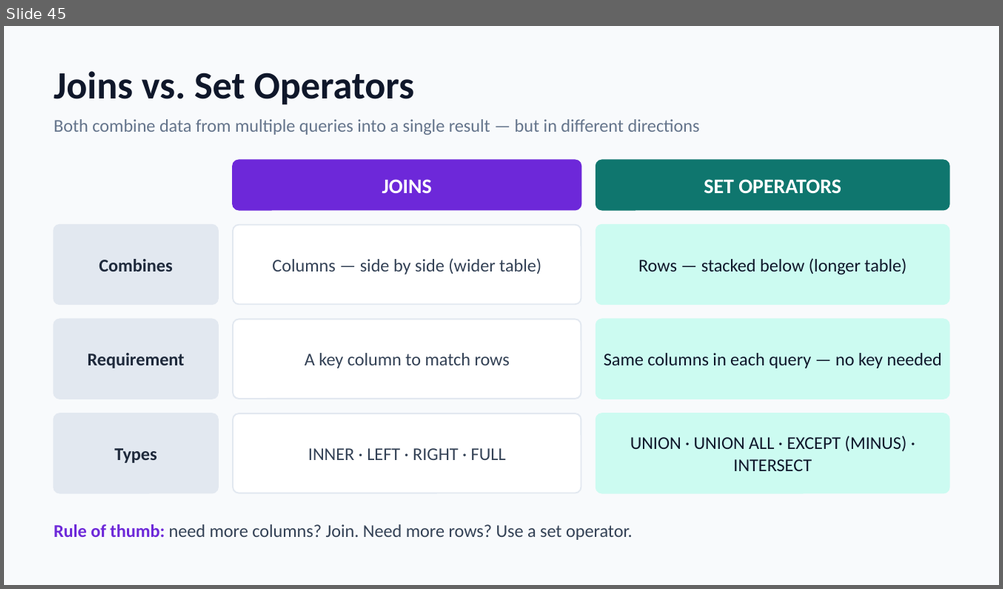
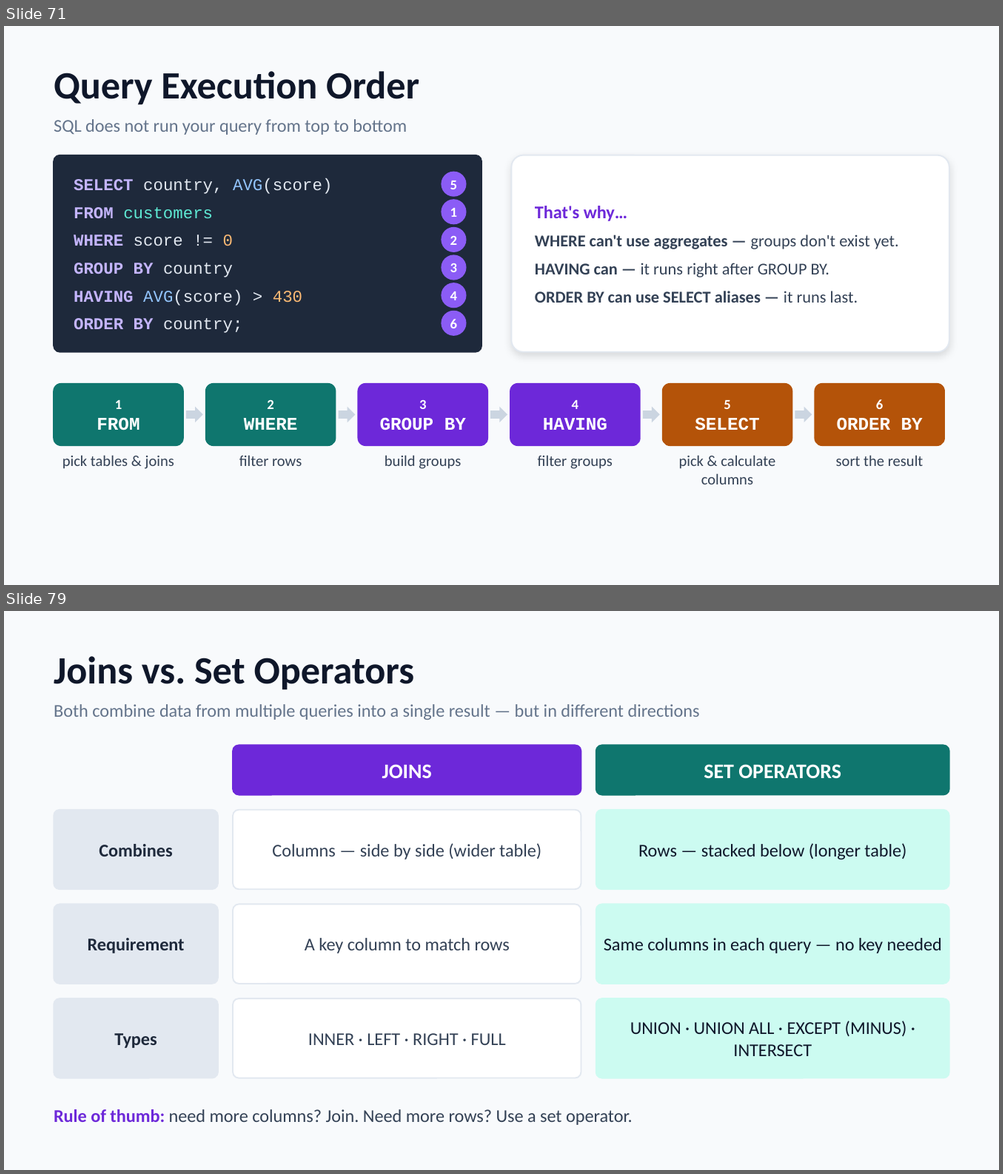
Before and after one commit to GreenwaysTechnology/icicibank_data_sql_reds_kafka, a slide deck: Module_03_Advanced_SQL_Queries/SQL_Joins_Basics.pptx. Shown one above the other, each under a label of ours: slide 45 before the commit, slides 71 and 79 after it; the slides between them are not shown. The pictures are 1003x589 and 1003x1174 pixels, drawn with LibreOffice and Linux fonts; fonts in the diff are those of the drawing. Boxes give left, top, right and bottom in pixels: in the first picture for what was removed or moved away, otherwise in the second. Text is boxed around its words. In the diff, an @@ line names an element or a change of style, - is before the commit and + after.

```diff
--- a/Module_03_Advanced_SQL_Queries/SQL_Joins_Basics.pptx
+++ b/Module_03_Advanced_SQL_Queries/SQL_Joins_Basics.pptx
@@ slide 71 added at (4,26,999,585), background #F8FAFC @@
@@ text added at (54,71,419,105), 28 pt, text #0F172A, bold @@
+Query Execution Order
@@ text added at (54,119,407,135), 13 pt, text #64748B @@
+SQL does not run your query from top to bottom
@@ rounded rectangle added at (54,156,481,352), fill #1E293B, outline #1E293B 1 pt @@
@@ rounded rectangle added at (511,156,949,352), fill #FFFFFF, outline #E2E8F0 1 pt, 12 pt, text #334155, bold @@
+That's why…
+WHERE can't use aggregates — groups don't exist yet.
+HAVING can — it runs right after GROUP BY.
+ORDER BY can use SELECT aliases — it runs last.
@@ text added at (74,178,332,194), 12 pt, text #E2E8F0 @@
+SELECT country, AVG(score)
@@ ellipse added at (441,173,466,196), fill #8B5CF6, outline #8B5CF6 1 pt, 10 pt, text #FFFFFF, bold @@
+5
@@ ellipse added at (441,200,466,224), fill #8B5CF6, outline #8B5CF6 1 pt, 10 pt, text #FFFFFF, bold @@
+1
@@ text added at (74,207,213,218), 12 pt, text #5EEAD4 @@
+FROM customers
@@ text added at (74,235,233,247), 12 pt, text #E2E8F0 @@
+WHERE score != 0
@@ ellipse added at (441,228,466,252), fill #8B5CF6, outline #8B5CF6 1 pt, 10 pt, text #FFFFFF, bold @@
+2
@@ text added at (74,263,233,278), 12 pt, text #C4B5FD, bold @@
+GROUP BY country
@@ ellipse added at (441,255,466,280), fill #8B5CF6, outline #8B5CF6 1 pt, 10 pt, text #FFFFFF, bold @@
+3
@@ text added at (74,290,302,306), 12 pt, text #E2E8F0 @@
+HAVING AVG(score) > 430
@@ ellipse added at (441,284,466,307), fill #8B5CF6, outline #8B5CF6 1 pt, 10 pt, text #FFFFFF, bold @@
+4
@@ ellipse added at (441,312,466,335), fill #8B5CF6, outline #8B5CF6 1 pt, 10 pt, text #FFFFFF, bold @@
+6
@@ text added at (74,318,242,333), 12 pt, text #E2E8F0 @@
+ORDER BY country;
@@ rounded rectangle added at (54,384,183,446), fill #0F766E, outline #0F766E 1 pt, 13 pt, text #FFFFFF, bold @@
+1
+FROM
@@ rounded rectangle added at (206,384,336,446), fill #0F766E, outline #0F766E 1 pt, 13 pt, text #FFFFFF, bold @@
+2
+WHERE
@@ rounded rectangle added at (358,384,487,446), fill #6D28D9, outline #6D28D9 1 pt, 13 pt, text #FFFFFF, bold @@
+3
+GROUP BY
@@ rounded rectangle added at (510,384,640,446), fill #6D28D9, outline #6D28D9 1 pt, 13 pt, text #FFFFFF, bold @@
+4
+HAVING
@@ rounded rectangle added at (663,384,791,446), fill #B45309, outline #B45309 1 pt, 13 pt, text #FFFFFF, bold @@
+5
+SELECT
@@ rounded rectangle added at (814,384,944,446), fill #B45309, outline #B45309 1 pt, 13 pt, text #FFFFFF, bold @@
+6
+ORDER BY
@@ right arrow added at (186,407,203,423), fill #CBD5E1 @@
@@ right arrow added at (338,407,355,423), fill #CBD5E1 @@
@@ right arrow added at (490,407,507,423), fill #CBD5E1 @@
@@ right arrow added at (643,407,660,423), fill #CBD5E1 @@
@@ right arrow added at (794,407,811,423), fill #CBD5E1 @@
@@ text added at (62,455,174,469), 11 pt, text #334155 @@
+pick tables & joins
@@ text added at (239,455,301,466), 11 pt, text #334155 @@
+filter rows
@@ text added at (384,455,461,469), 11 pt, text #334155 @@
+build groups
@@ text added at (538,455,612,469), 11 pt, text #334155 @@
+filter groups
@@ text added at (679,455,775,485), 11 pt, text #334155 @@
+pick & calculate columns
@@ text added at (836,455,923,466), 11 pt, text #334155 @@
+sort the result
@@ what was slide 45 is now slide 79 @@
```
Also in this commit, not shown: 5 slides changed, 33 other slides added.
